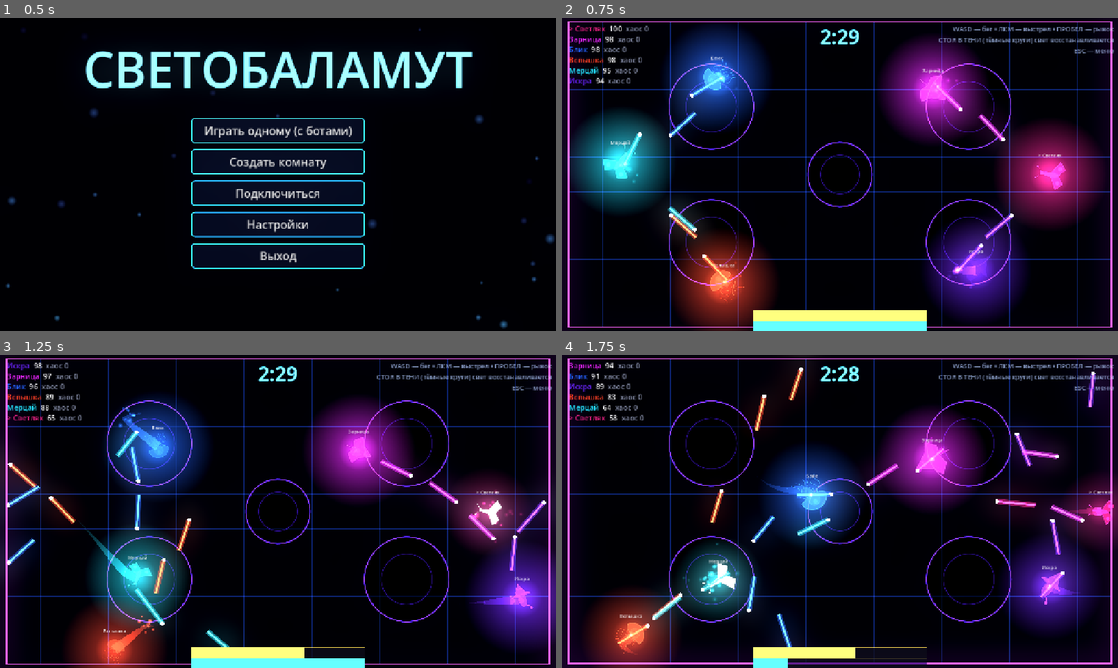
Above: before the commit, frames 1-4 (two rows, left to right).
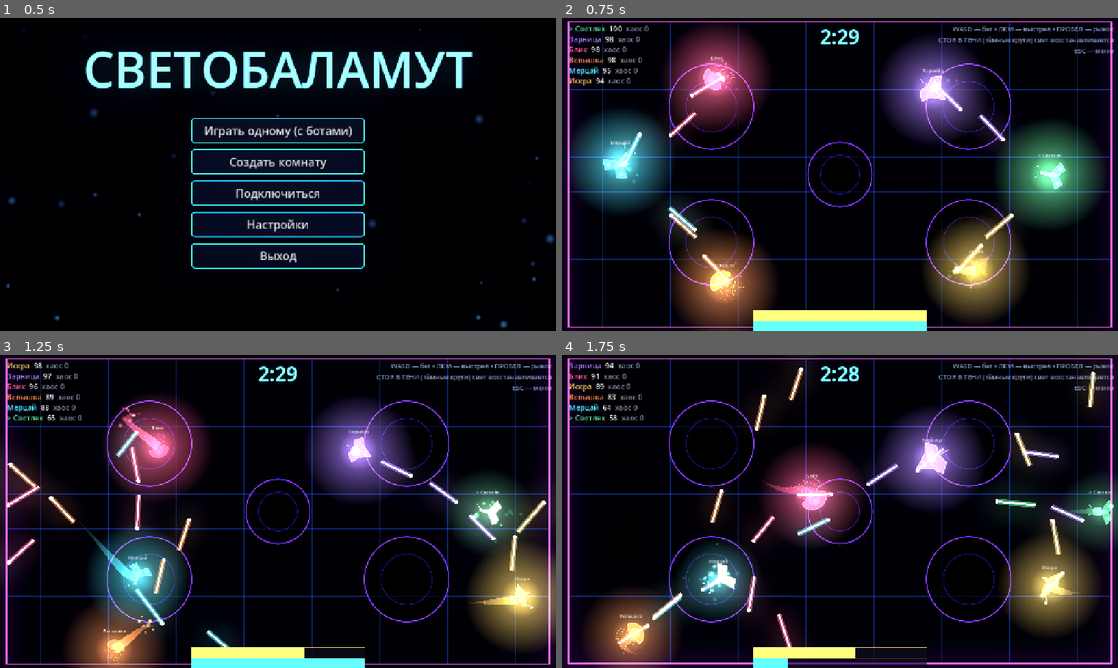
Above: after the commit, the same moments.

Repository: DvoreZZKy/svetobalamut
Game: Godot game, scene res://scenes/menu.tscn
The game is run twice, just before and just after one commit, with the same random seed, the same clock (stepped at 60 frames per second) and the same inputs.
Inputs (mouse positions are in pixels of both pictures, inside the frame that each line leads up to):
- Up to frame 1 (0.5 s): no input
- Up to frame 2 (0.75 s): click "Играть одному (с ботами)" at 0.5 s
- Up to frame 3 (1.25 s): no input
- Up to frame 4 (1.75 s): tap Enter (restart) at 1.25 s; move the mouse to (962, 495) at 1.27 s; hold D (right) from 1.28 s (still down); hold Space (dash) from 1.28 s (still down); click (962, 495) at 1.42 s

Frame 1 is identical in both runs. In frame 2, 21% of the frame differs, in the area x 1-97%, y 2-98%; in frame 3, 18%; in frame 4, 16%.

Commit message:
Add saved player profile customization

Diff:
--- a/scripts/g.gd
+++ b/scripts/g.gd
@@ -5,6 +5,14 @@
 const BOT_NAMES := ["Искра", "Вспышка", "Мерцай", "Блик", "Зарница", "Фотончик", "Луч", "Нимб", "Сияй"]
 
 var player_name := "Светляк"
+var profile_color := 0
+var profile_kind := 0
+var profile_outfit := 0
+var profile_hat := 0
+const PROFILE_COLORS := [
+	Color("#54eaff"), Color("#ff5c87"), Color("#ffd45c"), Color("#a77bff"),
+	Color("#67f59a"), Color("#ff914d"), Color("#f4f4ff"), Color("#ff6df0")
+]
 var vol_music := 0.7
 var vol_sfx := 0.9
 var shake_on := true
@@ -46,7 +54,7 @@
 
 
 func col(ci: int) -> Color:
-	return Color.from_hsv(fmod(ci * 0.1 + 0.52, 1.0), 0.85, 1.0)
+	return PROFILE_COLORS[posmod(ci, PROFILE_COLORS.size())]
 
 
 func hdr(c: Color, k: float) -> Color:
@@ -79,7 +87,8 @@
 
 func start_single() -> void:
 	mode = "single"
-	cfg = [{"id": 1, "name": player_name, "human": true}]
+	cfg = [{"id": 1, "name": player_name, "human": true, "color": profile_color,
+		"kind": profile_kind, "outfit": profile_outfit, "hat": profile_hat}]
 	for i in 5:
 		cfg.append({"id": -(i + 1), "name": BOT_NAMES[i], "human": false})
 	get_tree().change_scene_to_file("res://scenes/arena.tscn")
@@ -88,6 +97,10 @@
 func save_settings() -> void:
 	var c := ConfigFile.new()
 	c.set_value("s", "name", player_name)
+	c.set_value("s", "profile_color", profile_color)
+	c.set_value("s", "profile_kind", profile_kind)
+	c.set_value("s", "profile_outfit", profile_outfit)
+	c.set_value("s", "profile_hat", profile_hat)
 	c.set_value("s", "music", vol_music)
 	c.set_value("s", "sfx", vol_sfx)
 	c.set_value("s", "shake", shake_on)
@@ -100,6 +113,10 @@
 	if c.load(SAVE_PATH) != OK:
 		return
 	player_name = c.get_value("s", "name", player_name)
+	profile_color = c.get_value("s", "profile_color", profile_color)
+	profile_kind = c.get_value("s", "profile_kind", profile_kind)
+	profile_outfit = c.get_value("s", "profile_outfit", profile_outfit)
+	profile_hat = c.get_value("s", "profile_hat", profile_hat)
 	vol_music = c.get_value("s", "music", vol_music)
 	vol_sfx = c.get_value("s", "sfx", vol_sfx)
 	shake_on = c.get_value("s", "shake", shake_on)
